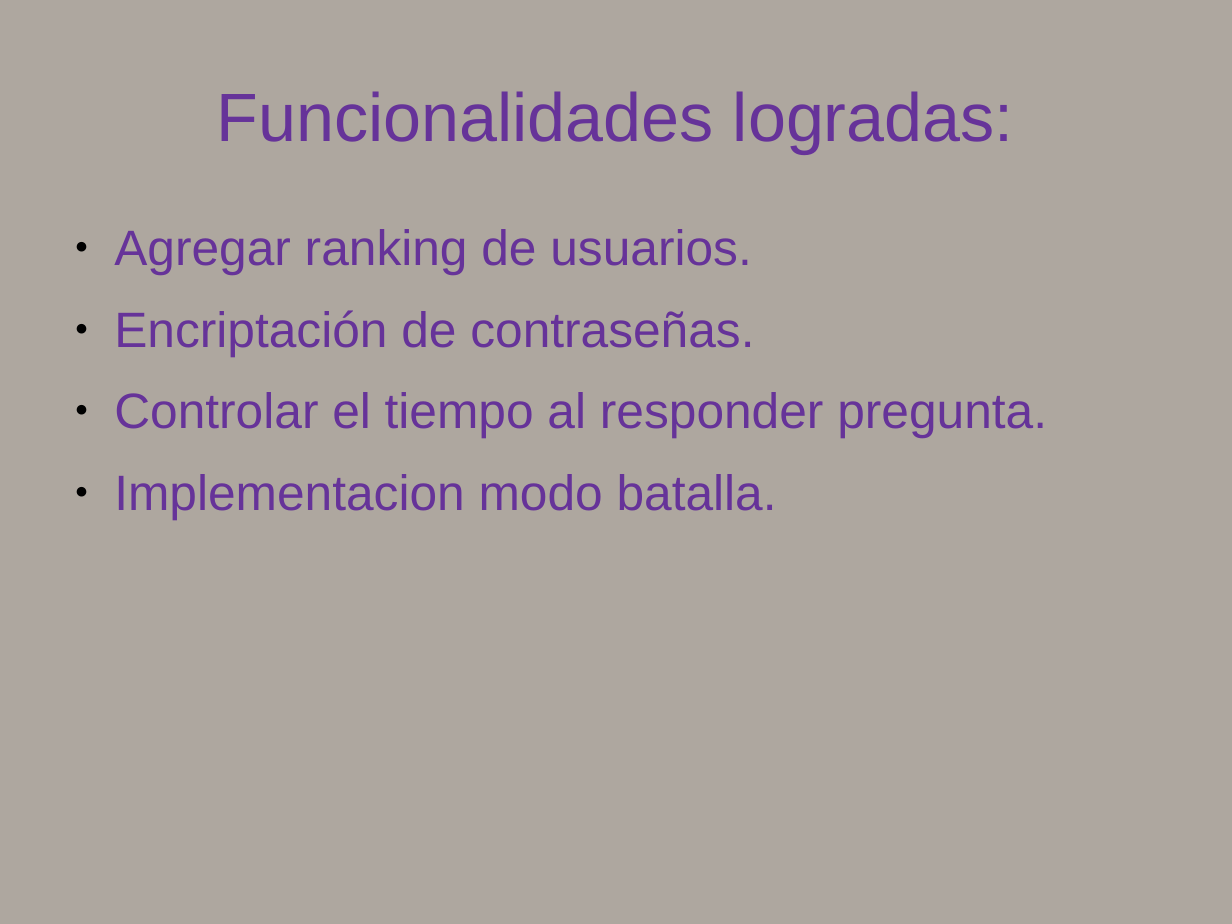
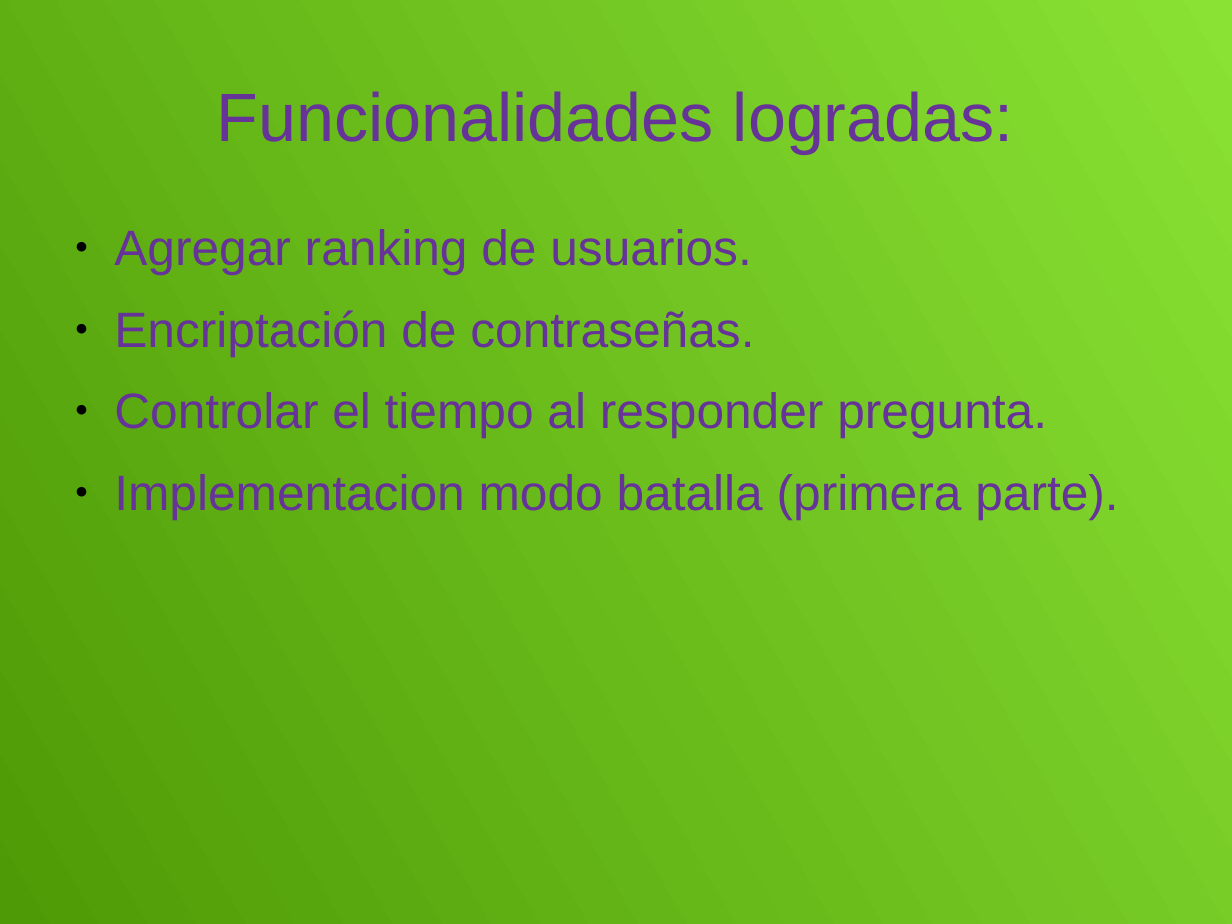
Before and after one commit to Ezex360/ProyectoTrivia, a slide deck: slide 8 of documents/presentacion.odp. Drawn at 1232x924 pixels with LibreOffice and Linux fonts; fonts in the diff are those of the drawing. Boxes give left, top, right and bottom in pixels: in the first picture for what was removed or moved away, otherwise in the second. Text is boxed around its words. In the diff, an @@ line names an element or a change of style, - is before the commit and + after.

```diff
--- a/documents/presentacion.odp
+++ b/documents/presentacion.odp
@@ background #AEA79F to gradient #8AE234 to #4E9A06 @@
@@ text at <box>114,474,1118,520</box>: text changed @@
-● Implementacion modo batalla.
+● Implementacion modo batalla (primera parte).
```
Also in this commit, not shown: 6 other slides changed, 1 slide added, 1 slide removed, 3 other files.
